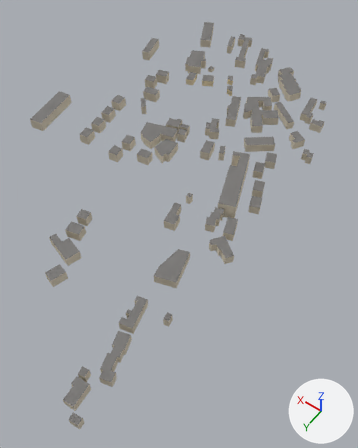
An edit to the glTF model gibraltar/data/build/tiles/T_E0_S2/buildings.glb, drawn before and after from the same camera.
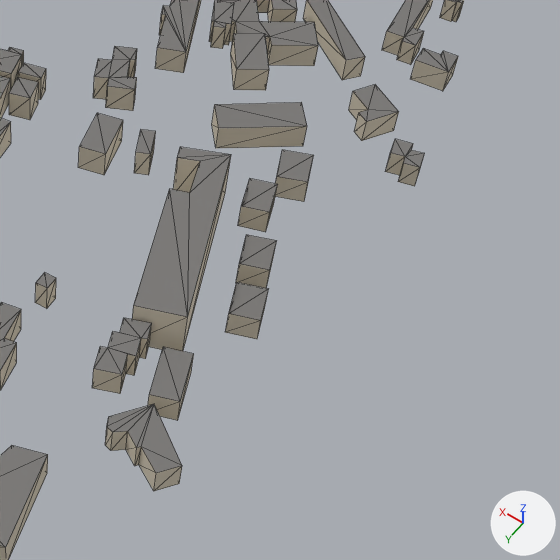
Each version appears first whole from a 50 mm lens placed at (-121.0, 543.0, 458.0), pointed at (65.0, 282.0, 49.0), and next in a close-up on the part from 49% to 100% of the width and 23% to 64% of the height. The lights are fixed; the arrows at lower right show +X, +Y and +Z. The first two pictures are the older version. The close-ups show mesh edges as thin lines. Vertices at exactly the same position are counted once.

Names of what the first close-up shows: 'T_E0_S2_buildings'.
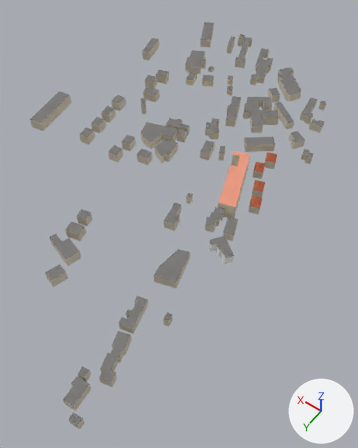
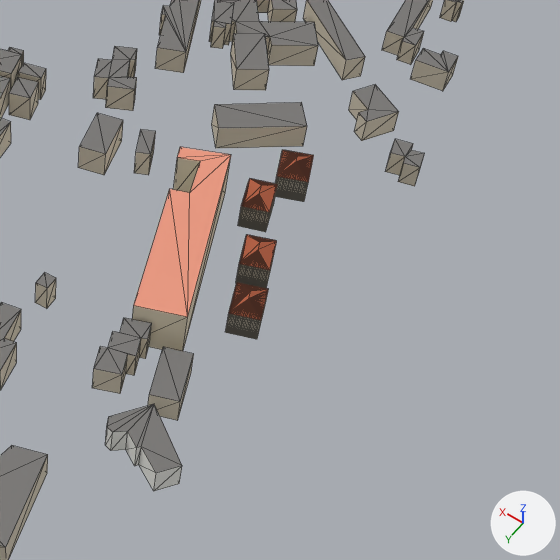
Changed parts and their boxes (x1, y1, x2, y2) in the close-ups (560 x 560 px):
part 1 of me_t_e0_s2_buildings, added
    after: (225, 150, 314, 339)
part 2 of me_t_e0_s2_buildings, recoloured (grey to beige)
    both: (105, 147, 231, 491)

The edits, one by one:
me_t_e0_s2_buildings is used by ob_t_e0_s2_buildings; location (0.0, 0.0, 0.0).
me_t_e0_s2_buildings had 844 vertices, 1136 faces and spanned x -10.0..222.0, y -12.0..500.0, z 42.0..143.0.
me_t_e0_s2_buildings now has 1652 vertices, 2348 faces and spans x -10.0..222.0, y -12.0..500.0, z 42.0..143.0.
me_t_e0_s2_buildings part 1: 808 vertices added at x 2.0..36.0, y 152.0..233.0, z 57.0..77.0.
me_t_e0_s2_buildings part 2: 40 kept faces spanning x -10.0..58.0, y 185.0..306.0, z 65.0..87.0 get new vertex colours.
